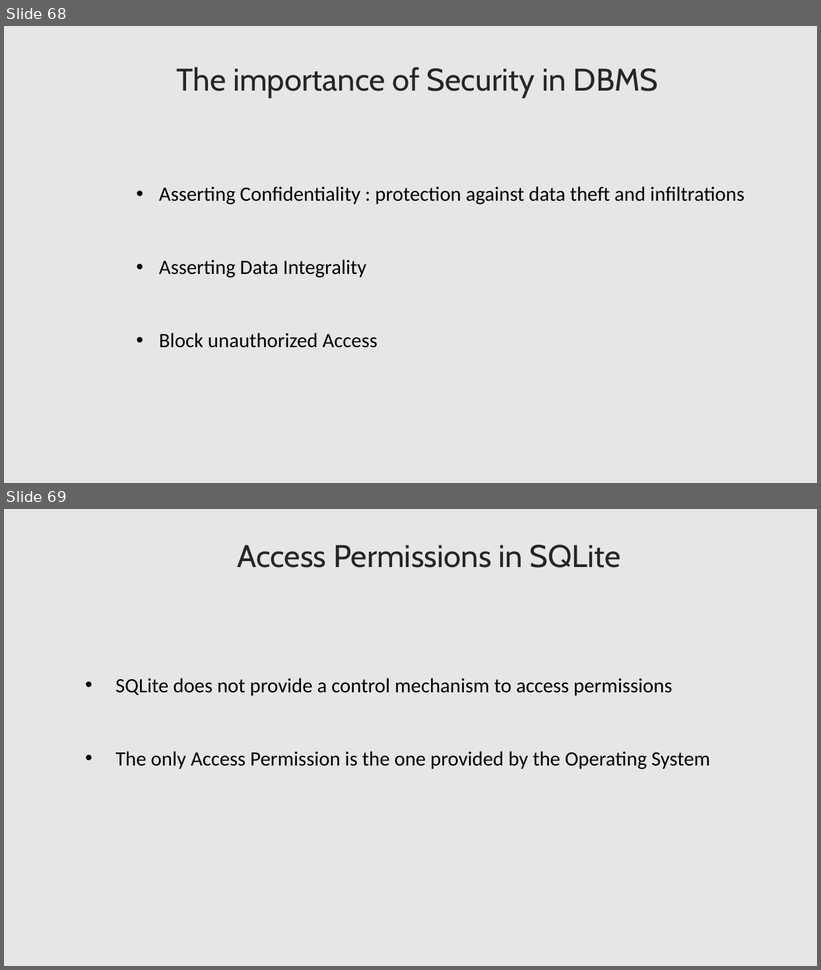
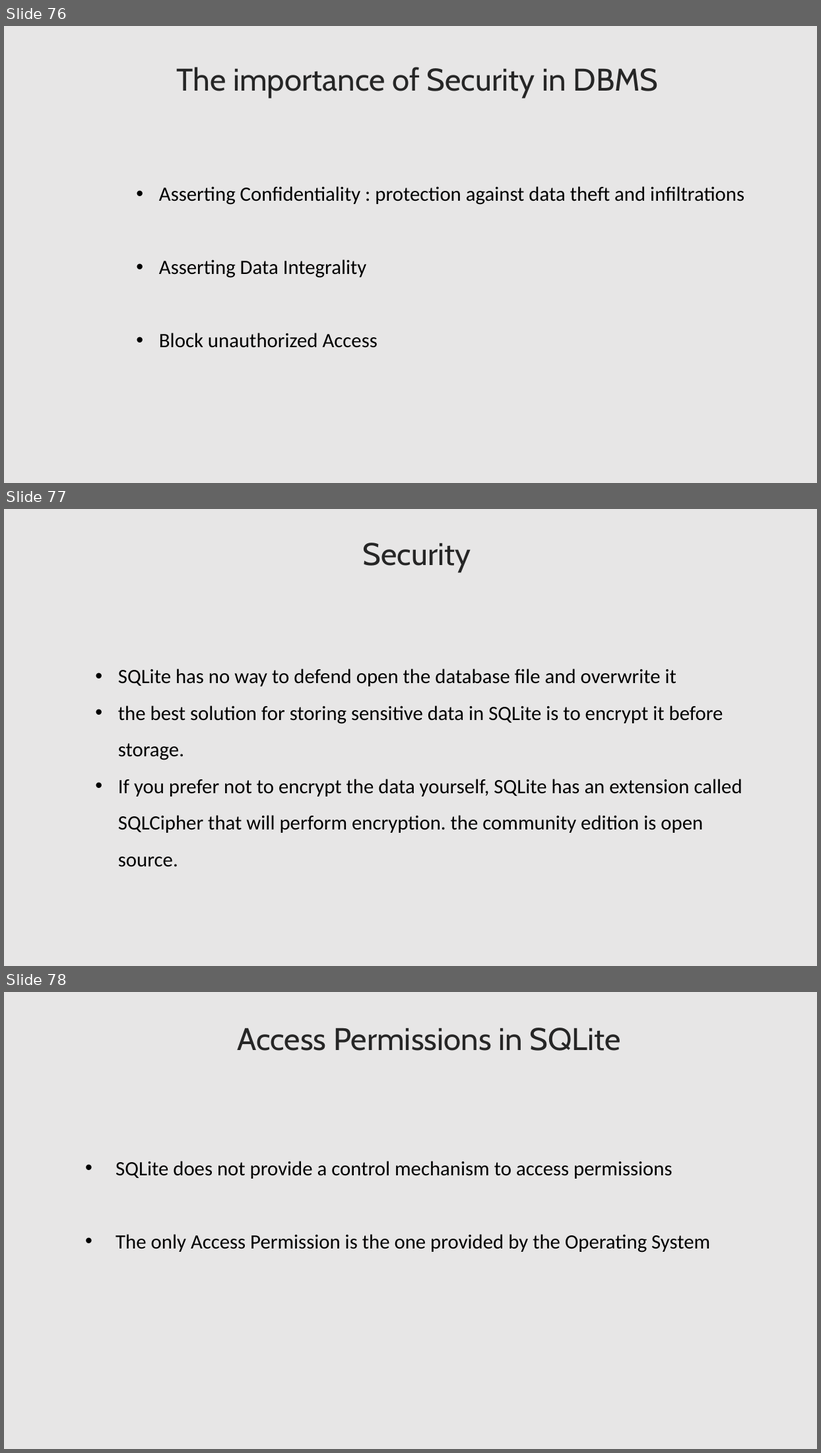
Before and after one commit to lahcenrahlaoui/Wingardium_Leviosaaaa, a slide deck: Presentation-projet-SQLite.pptx. Shown one above the other, each under a label of ours: slides 68 and 69 before the commit, slides 76, 77 and 78 after it. The pictures are 821x970 and 821x1453 pixels, drawn with LibreOffice and Linux fonts; fonts in the diff are those of the drawing. Boxes give left, top, right and bottom in pixels: in the first picture for what was removed or moved away, otherwise in the second. Text is boxed around its words. In the diff, an @@ line names an element or a change of style, - is before the commit and + after.

```diff
--- a/Presentation-projet-SQLite.pptx
+++ b/Presentation-projet-SQLite.pptx
@@ slide 77 added at [4,509,817,966], background #E7E6E6 @@
@@ text added at [363,543,471,573], 37 pt, text #262626 @@
+Security
@@ text added at [118,669,743,867], 24 pt, text #000000 @@
+• SQLite has no way to defend open the database file and overwrite it
+• the best solution for storing sensitive data in SQLite is to encrypt it before storage.
+• If you prefer not to encrypt the data yourself, SQLite has an extension called SQLCipher that will perform encryption. the community edition is open source.
@@ what was slide 68 is now slide 76 @@
@@ what was slide 69 is now slide 78 @@
```
Also in this commit, not shown: 4 slides changed, 9 other slides added, 1 slide removed, 7 other files.
